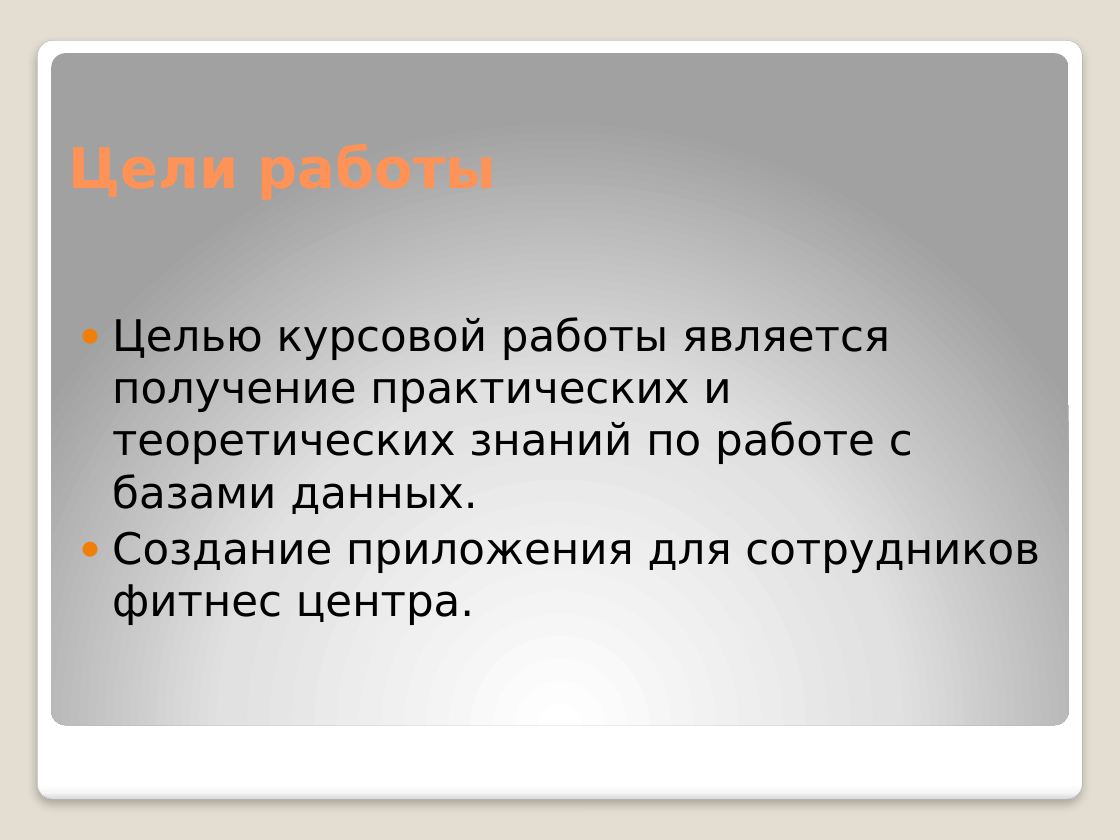
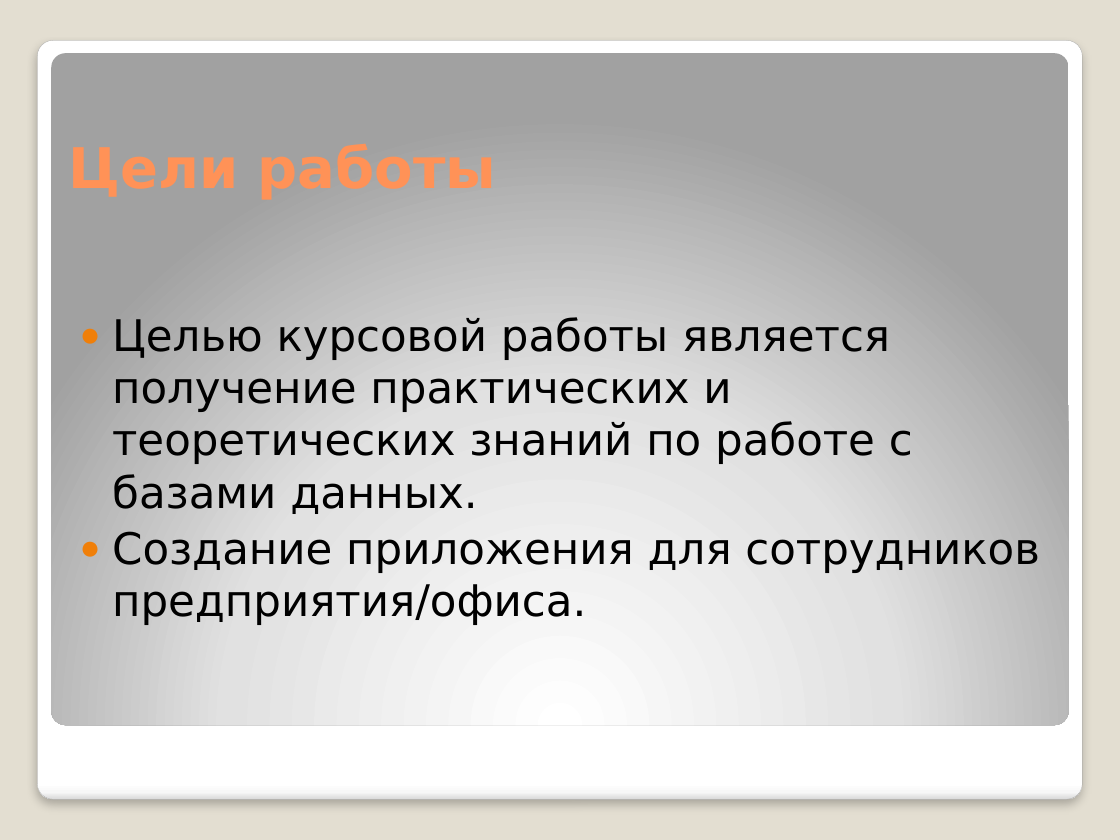
Before and after one commit to VektorHL/LB, a slide deck: slide 2 of Документация и картинки/Презентация на защиту.pptx. Drawn at 1120x840 pixels with LibreOffice and Linux fonts; fonts in the diff are those of the drawing. Boxes give left, top, right and bottom in pixels: in the first picture for what was removed or moved away, otherwise in the second. Text is boxed around its words. In the diff, an @@ line names an element or a change of style, - is before the commit and + after.

```diff
--- a/Документация и картинки/Презентация на защиту.pptx
+++ b/Документация и картинки/Презентация на защиту.pptx
@@ text at (112, 531, 1039, 625): text changed @@
-● Создание приложения для сотрудников фитнес центра.
+● Создание приложения для сотрудников предприятия/офиса.
```
Also in this commit, not shown: 5 other slides changed, 3 slides added, 11 other files.
